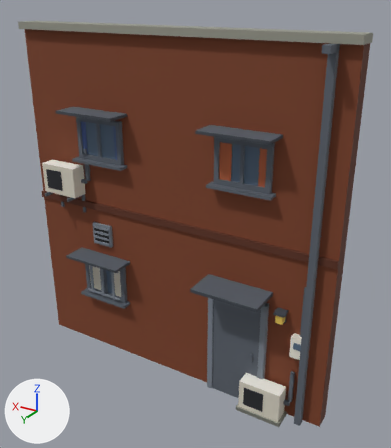
The FBX model Assets/Art/Models/Buildings/BackFacade_B.fbx: old version first, new version second.
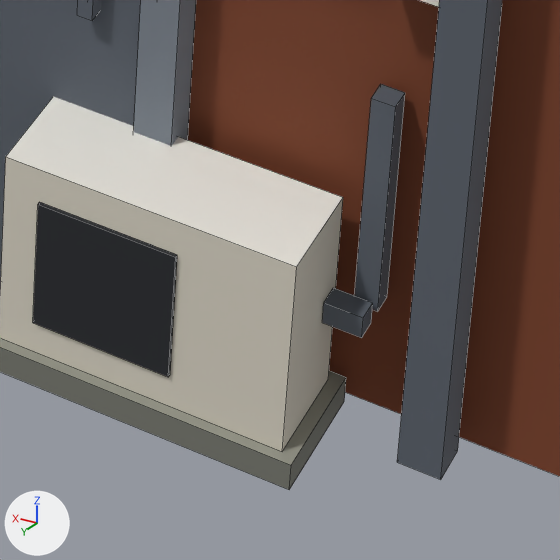
The first picture shows the older version from a 50 mm lens placed at (-4.86, 7.2, 6.81), pointed at (-0.46, -0.13, 3.15). The close-ups show the older and then the newer version on the part from 61% to 81% of the width and 80% to 98% of the height of that picture. Only the edits that show in the close-ups are written down. Arrows for +X, +Y and +Z are at lower left; the lights stay in place. The close-ups show mesh edges as thin lines. Where no turn or scale is listed for an object, it has been applied to the vertices. Vertices at exactly the same position are counted once.

Names of what the first close-up shows: 'AirCon.007', 'AirConBase.005', 'AirConFan.007', 'BackDoor.001', 'Body.009', 'DoorFrame.001', 'Pipes.013' and 1 more.
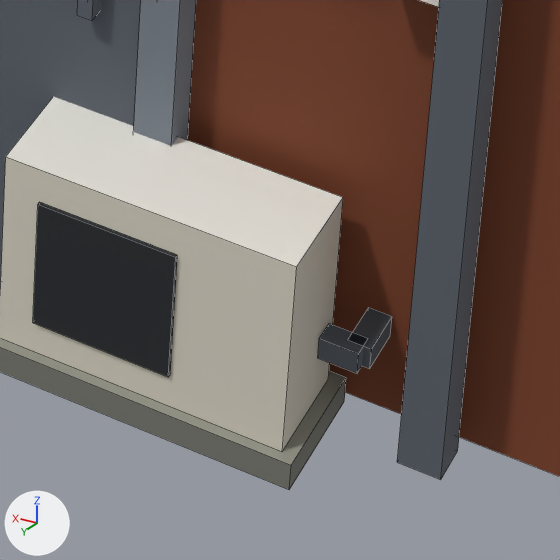
Pixel boxes (x1, y1, x2, y2) of what changed, in the close-ups (560 x 560 px; the box of a moved part takes in the faces that stretch with it):
```json
{"object": "Pipes.013", "change": "reshaped", "before": [322, 0, 503, 480], "after": [318, 0, 503, 480]}
{"part": 1, "of": "me_pipes_013", "change": "moved or reshaped", "before": [322, 288, 373, 338], "after": [318, 323, 368, 373]}
{"part": 2, "of": "me_pipes_013", "change": "moved or reshaped", "before": [355, 84, 405, 312], "after": [349, 307, 392, 369]}
```

The change, as JSON lines over the scene's bpy script:
```json
{"block": "me_pipes_013", "where": "# used by ob_pipes_013; location = (0.0, 0.0, 0.0)"}
{"op": "remove", "block": "me_pipes_013", "code": "me_pipes_013.from_pydata(...)  # 56 vertices, 42 faces; spans x -2.7..1.82, y 0.01..0.4, z 0.0..6.2"}
{"op": "add", "block": "me_pipes_013", "code": "me_pipes_013.from_pydata(...)  # 56 vertices, 42 faces; spans x -2.7..2.7, y 0.0..0.4, z 0.0..6.2"}
{"block": "me_pipes_013", "change": "me_pipes_013 part 1: the loose piece of 8 vertices spanning x -2.48..-2.38, y 0.09..0.15, z 0.32..0.38 is moved by (0.0, 0.01, -0.1)"}
{"block": "me_pipes_013", "change": "me_pipes_013 part 2: the loose piece of 8 vertices spanning x -2.49..-2.43, y 0.02..0.08, z 0.35..0.95 is scaled about its middle by (1, 2.17, 0.1), then moved by (-0.01, 0.01, -0.4)"}
{"block": "me_pipes_013", "change": "other edits to the shape of me_pipes_013 do not show in these pictures"}
```
